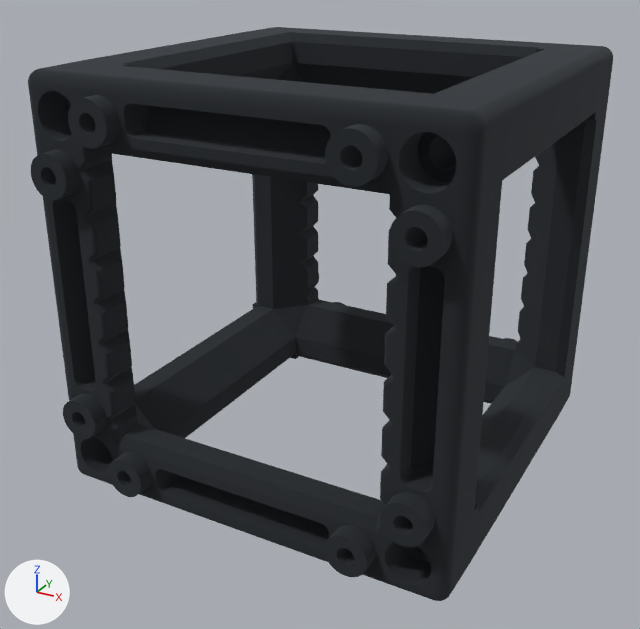
The glTF model examples/designs/primitives/cube-skeleton.dsn/_objects.glb: old version first, new version second.
Before and after are seen from a 50 mm lens placed at (0.0475, -0.0923, 0.0385), pointed at (-0.0013, -0.0036, -0.0059). Every picture has the same lights, and +X, +Y and +Z are marked at lower left. The picture after the commit comes second.

The first picture shows 'PRT_-_1003_-_CUBHLF111_-_V04', 'PRT_-_1003_-_CUBHLF111_-_V04.001'.
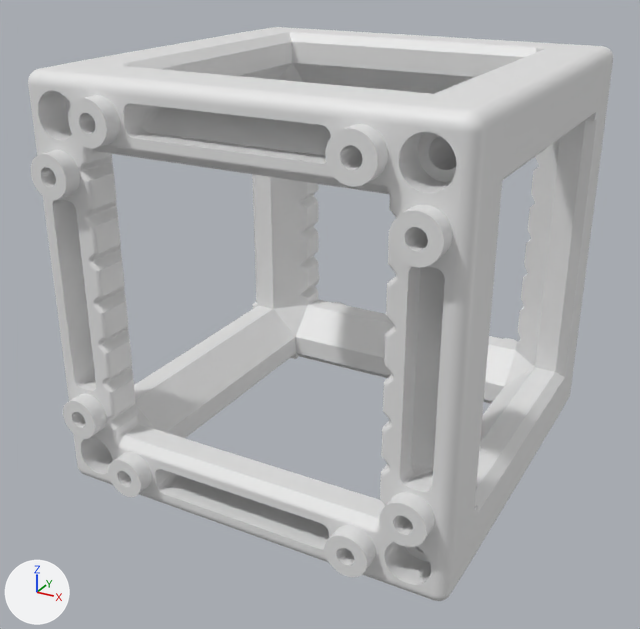
Edits to the bpy script that builds the scene:
```text
Change me_prt___1003___cubhlf111___v04:
    where me_prt___1003___cubhlf111___v04.from_pydata(...)  # 32695 vertices, 65406 faces; spans x -0.0249..0.0249, y -0.0198..0.0269, z -0.0249..0.0249
    remove me_prt___1003___cubhlf111___v04.materials.append(mat_mat_0)  # dark grey #4f5358
```

Where the change shows, as pixel boxes (x1, y1, x2, y2) in the pictures (640 x 629 px):
'PRT_-_1003_-_CUBHLF111_-_V04.001', recoloured (dark grey to white)
    both: (28, 49, 602, 601)
'PRT_-_1003_-_CUBHLF111_-_V04', recoloured (dark grey to white)
    both: (85, 27, 613, 556)
